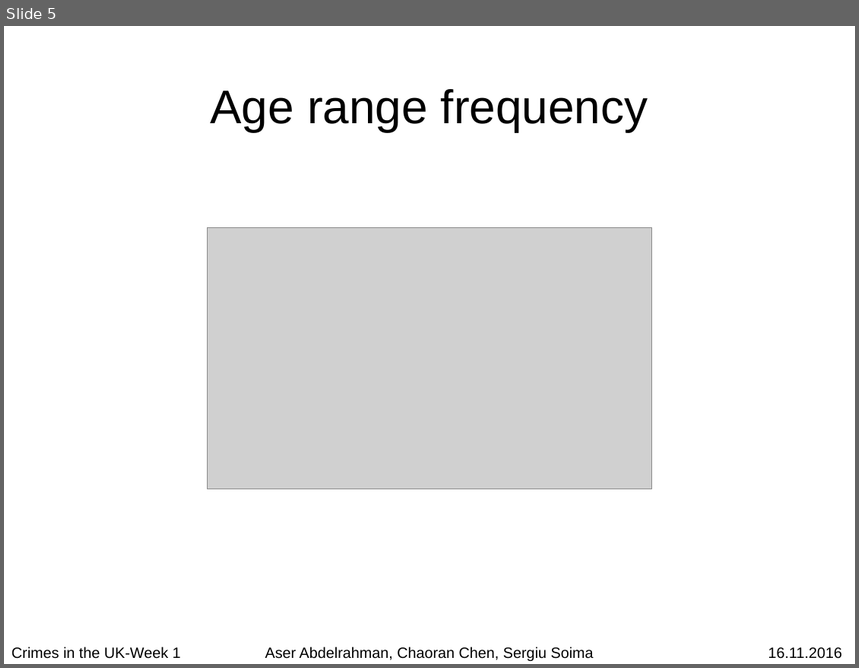
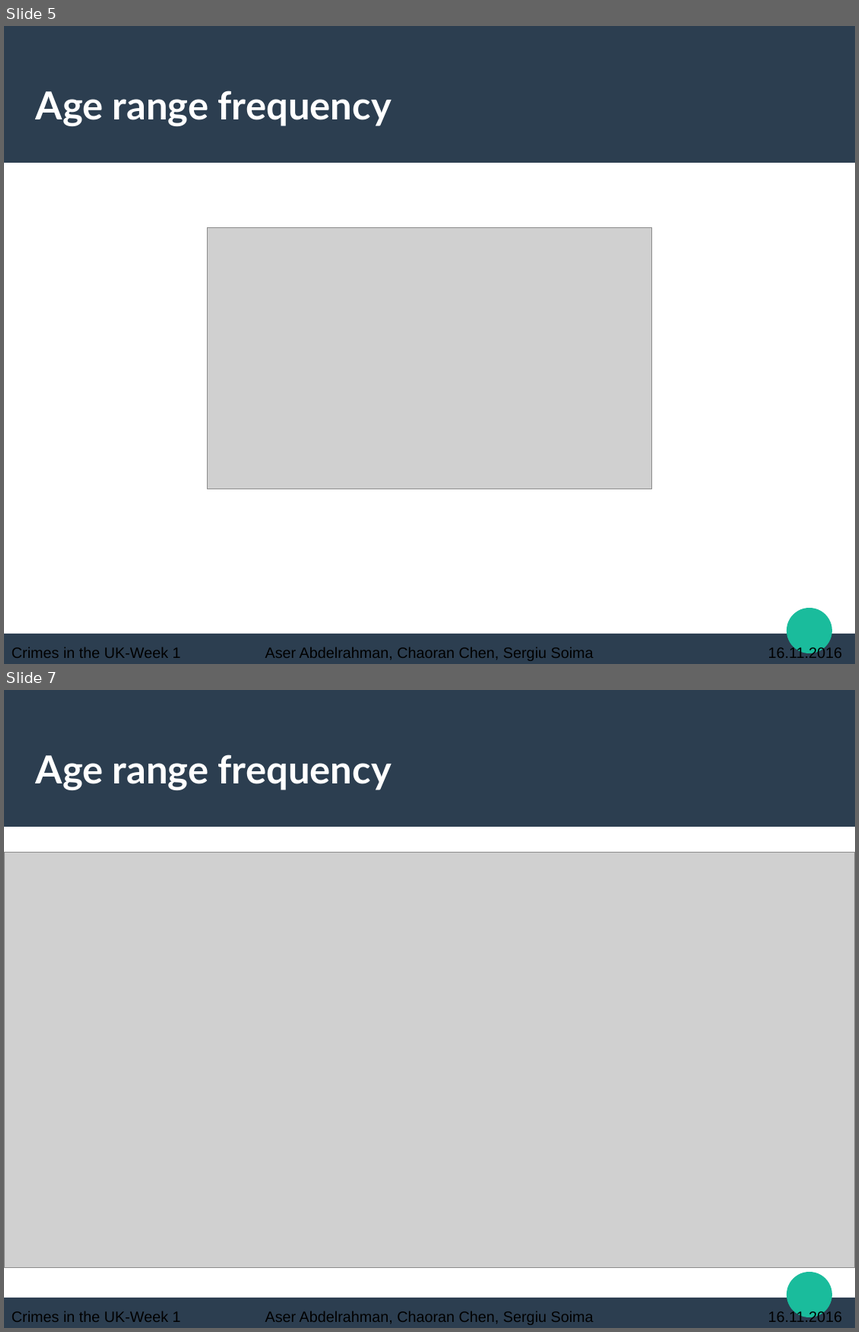
Before and after one commit to chaoran-chen/data-mining-lab-ws1617-crimes-in-uk, a slide deck: wiki/week-01/week-01-presentation.odp. Shown one above the other, each under a label of ours: slide 5 before the commit, slides 5 and 7 after it; the slides between them are not shown. The pictures are 859x668 and 859x1332 pixels, drawn with LibreOffice and Linux fonts; fonts in the diff are those of the drawing; grey boxes stand for pictures. Boxes give left, top, right and bottom in pixels: in the first picture for what was removed or moved away, otherwise in the second. Text is boxed around its words. In the diff, an @@ line names an element or a change of style, - is before the commit and + after.

```diff
--- a/wiki/week-01/week-01-presentation.odp
+++ b/wiki/week-01/week-01-presentation.odp
@@ slide 7 added at box(4, 690, 855, 1328), background #FFFFFF; not listed: 3 template elements that a slide beside it also shows @@
@@ title added at box(36, 755, 392, 790), 36 pt, text #FFFFFF, bold @@
+Age range frequency
@@ picture added at box(4, 852, 855, 1268) @@
@@ text added at box(12, 1312, 181, 1322), 14 pt, text #000000 @@
+Crimes in the UK-Week 1
@@ text added at box(265, 1312, 594, 1325), 14 pt, text #000000 @@
+Aser Abdelrahman, Chaoran Chen, Sergiu Soima
@@ text added at box(769, 1311, 842, 1322), 14 pt, text #000000 @@
+16.11.2016
@@ slide 5 changed as well @@
@@ rectangle added at box(4, 26, 855, 163), fill #2C3E50 @@
@@ title "Age range frequency" at box(36, 91, 392, 126): size 44 to 36 pt, font Arial to Lato, text colour #000000 to #FFFFFF, bold on; alignment centre to left @@
@@ ellipse added at box(788, 608, 833, 654), fill #1ABC9C @@
@@ rectangle added at box(4, 634, 855, 664), fill #2C3E50 @@
```
Also in this commit, not shown: 7 other slides changed, 2 other slides added.
